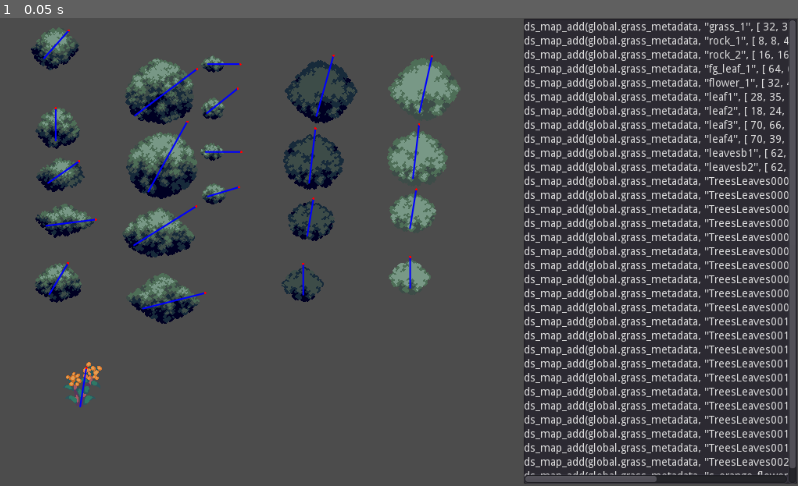
Above: before the commit, frame 1.
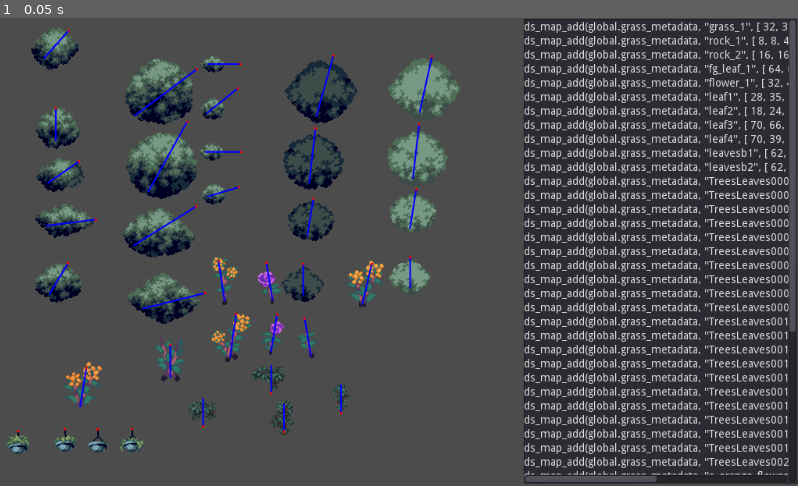
Above: after the commit, the same moment.

Repository: taedixon/vedge-godot-tool
Game: Godot game, scene res://scenes/asset_metadata.tscn
Two runs of this game, one before a commit and one after it. Both use one fixed random seed, a clock stepped at 60 frames per second and the inputs below. This scene is started directly instead of the project's main scene.
Inputs:
- Up to frame 1 (0.05 s): no input

The runs differ from the first frame. In frame 1, 1.8% of the frame differs, in the area x 0-100%, y 51-97%.

Commit message:
Add more plants

Diff:
--- a/scenes/asset_metadata.tscn
+++ b/scenes/asset_metadata.tscn
@@ -35,6 +35,21 @@
 [ext_resource path="res://assets/leaf4.tscn" type="PackedScene" id=33]
 [ext_resource path="res://assets/leaf1.tscn" type="PackedScene" id=34]
 [ext_resource path="res://assets/leavesb2.tscn" type="PackedScene" id=35]
+[ext_resource path="res://img/Ivy_02.png" type="Texture" id=36]
+[ext_resource path="res://img/Ivy_03.png" type="Texture" id=37]
+[ext_resource path="res://img/Ivy_04.png" type="Texture" id=38]
+[ext_resource path="res://img/Ivy_01.png" type="Texture" id=39]
+[ext_resource path="res://img/s_succulent_1.png" type="Texture" id=40]
+[ext_resource path="res://img/s_rose_1.png" type="Texture" id=41]
+[ext_resource path="res://img/s_succulent_2.png" type="Texture" id=42]
+[ext_resource path="res://img/s_cluster_flower_3.png" type="Texture" id=43]
+[ext_resource path="res://img/s_cluster_flower_1.png" type="Texture" id=44]
+[ext_resource path="res://img/s_cluster_flower_2.png" type="Texture" id=45]
+[ext_resource path="res://img/s_rose_2.png" type="Texture" id=46]
+[ext_resource path="res://img/s_hanging_plants_02.png" type="Texture" id=47]
+[ext_resource path="res://img/s_hanging_plants_04.png" type="Texture" id=48]
+[ext_resource path="res://img/s_hanging_plants_01.png" type="Texture" id=49]
+[ext_resource path="res://img/s_hanging_plants_03.png" type="Texture" id=50]
 
 [node name="Node2D" type="Node2D"]
 script = ExtResource( 23 )
@@ -264,6 +279,130 @@
 offset = Vector2( -31.8314, -62.8956 )
 script = ExtResource( 24 )
 weight_end = Vector2( 8, -50 )
+
+[node name="Ivy_01" type="Sprite" parent="assets"]
+position = Vector2( 366.026, 494.677 )
+texture = ExtResource( 39 )
+centered = false
+offset = Vector2( -33.8381, -14.5165 )
+script = ExtResource( 24 )
+weight_end = Vector2( 0, 36 )
+gml_asset_name = "s_Ivy_01"
+
+[node name="Ivy_02" type="Sprite" parent="assets"]
+position = Vector2( 439.094, 470.163 )
+texture = ExtResource( 36 )
+centered = false
+offset = Vector2( -31.4764, -17.3244 )
+script = ExtResource( 24 )
+weight_end = Vector2( 0, 36 )
+gml_asset_name = "s_Ivy_02"
+
+[node name="Ivy_03" type="Sprite" parent="assets"]
+position = Vector2( 349.763, 445.179 )
+texture = ExtResource( 37 )
+centered = false
+offset = Vector2( -34.2047, -18.473 )
+script = ExtResource( 24 )
+weight_end = Vector2( 0, 36 )
+gml_asset_name = "s_Ivy_03"
+
+[node name="Ivy_04" type="Sprite" parent="assets"]
+position = Vector2( 262.553, 487.605 )
+texture = ExtResource( 38 )
+centered = false
+offset = Vector2( -32.5212, -18.7302 )
+script = ExtResource( 24 )
+weight_end = Vector2( 0, 36 )
+gml_asset_name = "s_Ivy_04"
+
+[node name="s_cluster_flower_1" type="Sprite" parent="assets"]
+position = Vector2( 296.878, 435.173 )
+texture = ExtResource( 44 )
+centered = false
+offset = Vector2( -33.2089, -57.7989 )
+script = ExtResource( 24 )
+weight_end = Vector2( 8, -56 )
+
+[node name="s_cluster_flower_2" type="Sprite" parent="assets"]
+position = Vector2( 290.143, 362.961 )
+texture = ExtResource( 45 )
+centered = false
+offset = Vector2( -32.0865, -58.5473 )
+script = ExtResource( 24 )
+weight_end = Vector2( -8, -52 )
+
+[node name="s_cluster_flower_3" type="Sprite" parent="assets"]
+position = Vector2( 466.37, 367.077 )
+texture = ExtResource( 43 )
+centered = false
+offset = Vector2( -31.3382, -60.418 )
+script = ExtResource( 24 )
+weight_end = Vector2( 12, -52 )
+
+[node name="s_rose_1" type="Sprite" parent="assets"]
+position = Vector2( 351.504, 361.839 )
+texture = ExtResource( 41 )
+centered = false
+offset = Vector2( -32.4606, -58.9215 )
+script = ExtResource( 24 )
+weight_end = Vector2( -8, -48 )
+
+[node name="s_rose_2" type="Sprite" parent="assets"]
+position = Vector2( 349.259, 428.064 )
+texture = ExtResource( 46 )
+centered = false
+offset = Vector2( -32.4606, -59.6698 )
+script = ExtResource( 24 )
+weight_end = Vector2( 8, -48 )
+
+[node name="s_succulent_1" type="Sprite" parent="assets"]
+position = Vector2( 400.519, 433.302 )
+texture = ExtResource( 40 )
+centered = false
+offset = Vector2( -30.964, -61.1663 )
+script = ExtResource( 24 )
+weight_end = Vector2( -8, -48 )
+
+[node name="s_succulent_2" type="Sprite" parent="assets"]
+position = Vector2( 220.551, 460.99 )
+texture = ExtResource( 42 )
+centered = false
+offset = Vector2( -32.8347, -58.9214 )
+script = ExtResource( 24 )
+weight_end = Vector2( 0, -42 )
+
+[node name="s_hanging_plants_01" type="Sprite" parent="assets"]
+position = Vector2( 85.6304, 526.154 )
+texture = ExtResource( 49 )
+centered = false
+offset = Vector2( -19.98, 0 )
+script = ExtResource( 24 )
+weight_end = Vector2( 0, 1 )
+
+[node name="s_hanging_plants_02" type="Sprite" parent="assets"]
+position = Vector2( 171.712, 525.801 )
+texture = ExtResource( 47 )
+centered = false
+offset = Vector2( -20.006, 0 )
+script = ExtResource( 24 )
+weight_end = Vector2( 0, 1 )
+
+[node name="s_hanging_plants_03" type="Sprite" parent="assets"]
+position = Vector2( 25.859, 528.891 )
+texture = ExtResource( 50 )
+centered = false
+offset = Vector2( -19.984, 0 )
+script = ExtResource( 24 )
+weight_end = Vector2( 0, 1 )
+
+[node name="s_hanging_plants_04" type="Sprite" parent="assets"]
+position = Vector2( 127.479, 526.507 )
+texture = ExtResource( 48 )
+centered = false
+offset = Vector2( -19.923, 0 )
+script = ExtResource( 24 )
+weight_end = Vector2( 0, 1 )
 
 [node name="output" type="TextEdit" parent="."]
 margin_left = 673.0
Binary file added: img/Ivy_01.png
Not shown, added: img/Ivy_01.png.import
Binary file added: img/Ivy_02.png
Not shown, added: img/Ivy_02.png.import
Binary file added: img/Ivy_03.png
Not shown, added: img/Ivy_03.png.import
Binary file added: img/Ivy_04.png
Not shown, added: img/Ivy_04.png.import
Binary file added: img/s_cluster_flower_1.png
Not shown, added: img/s_cluster_flower_1.png.import
Binary file added: img/s_cluster_flower_2.png
Not shown, added: img/s_cluster_flower_2.png.import
(and 19 more such lines)
